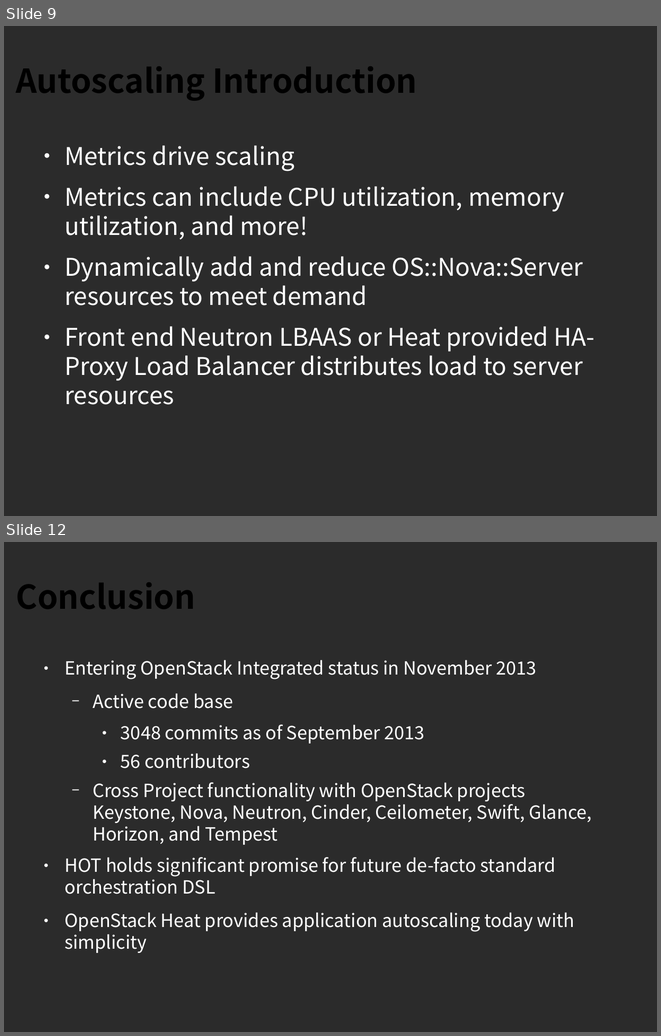
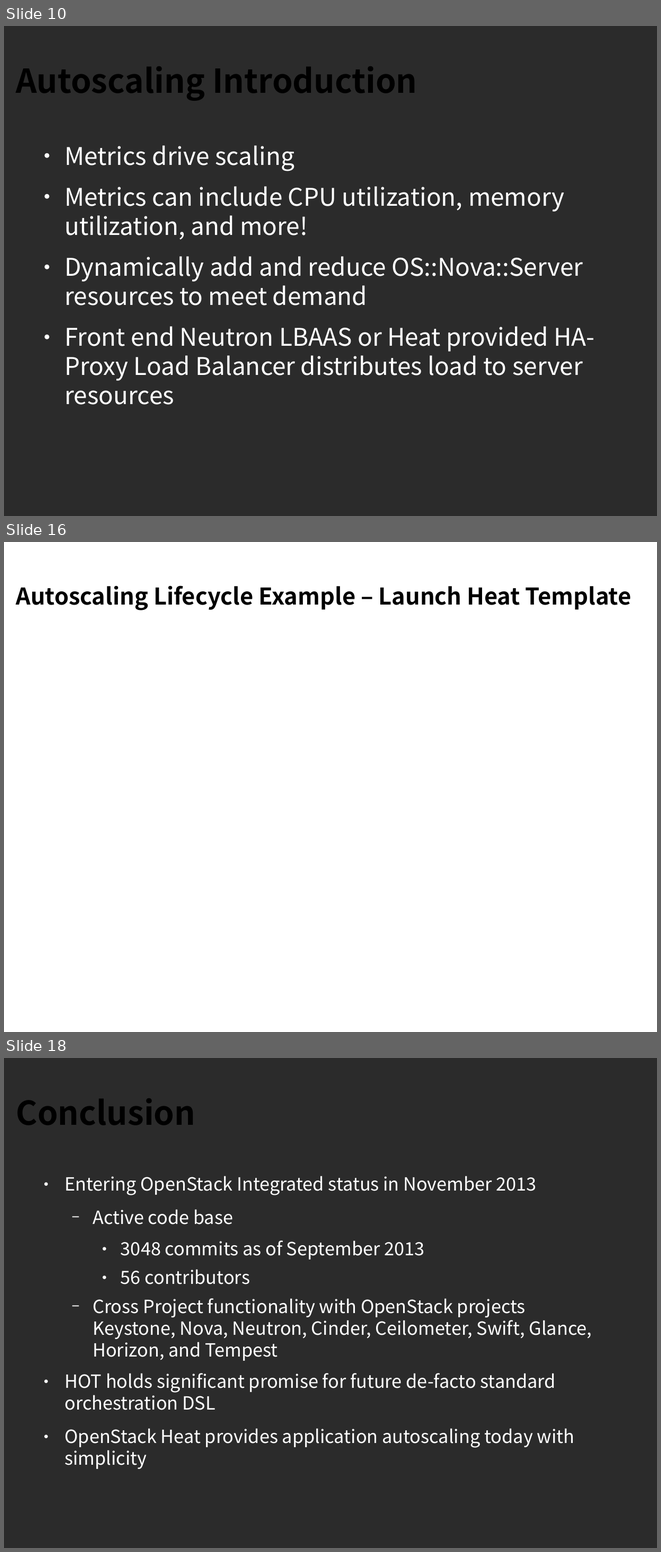
Before and after one commit to sdake/slides, a slide deck: sdake-cloudopen-heat-2013-09/heat-cloudopen-final.odp. Shown one above the other, each under a label of ours: slides 9 and 12 before the commit, slides 10, 16 and 18 after it; the slides between them are not shown. The pictures are 661x1036 and 661x1552 pixels, drawn with LibreOffice and Linux fonts; fonts in the diff are those of the drawing; background and template pictures are left out; a plain dark background stands for a picture behind light text. Boxes give left, top, right and bottom in pixels: in the first picture for what was removed or moved away, otherwise in the second. Text is boxed around its words. In the diff, an @@ line names an element or a change of style, - is before the commit and + after.

```diff
--- a/sdake-cloudopen-heat-2013-09/heat-cloudopen-final.odp
+++ b/sdake-cloudopen-heat-2013-09/heat-cloudopen-final.odp
@@ slide 16 added at (x1=4, y1=542, x2=657, y2=1032), background picture (left out) @@
@@ title added at (x1=16, y1=585, x2=632, y2=610), 28 pt, text #000000, bold @@
+Autoscaling Lifecycle Example – Launch Heat Template
@@ what was slide 9 is now slide 10 @@
@@ what was slide 12 is now slide 18 @@
```
Also in this commit, not shown: 4 slides changed, 6 other slides added, 1 slide removed, 4 other files.
